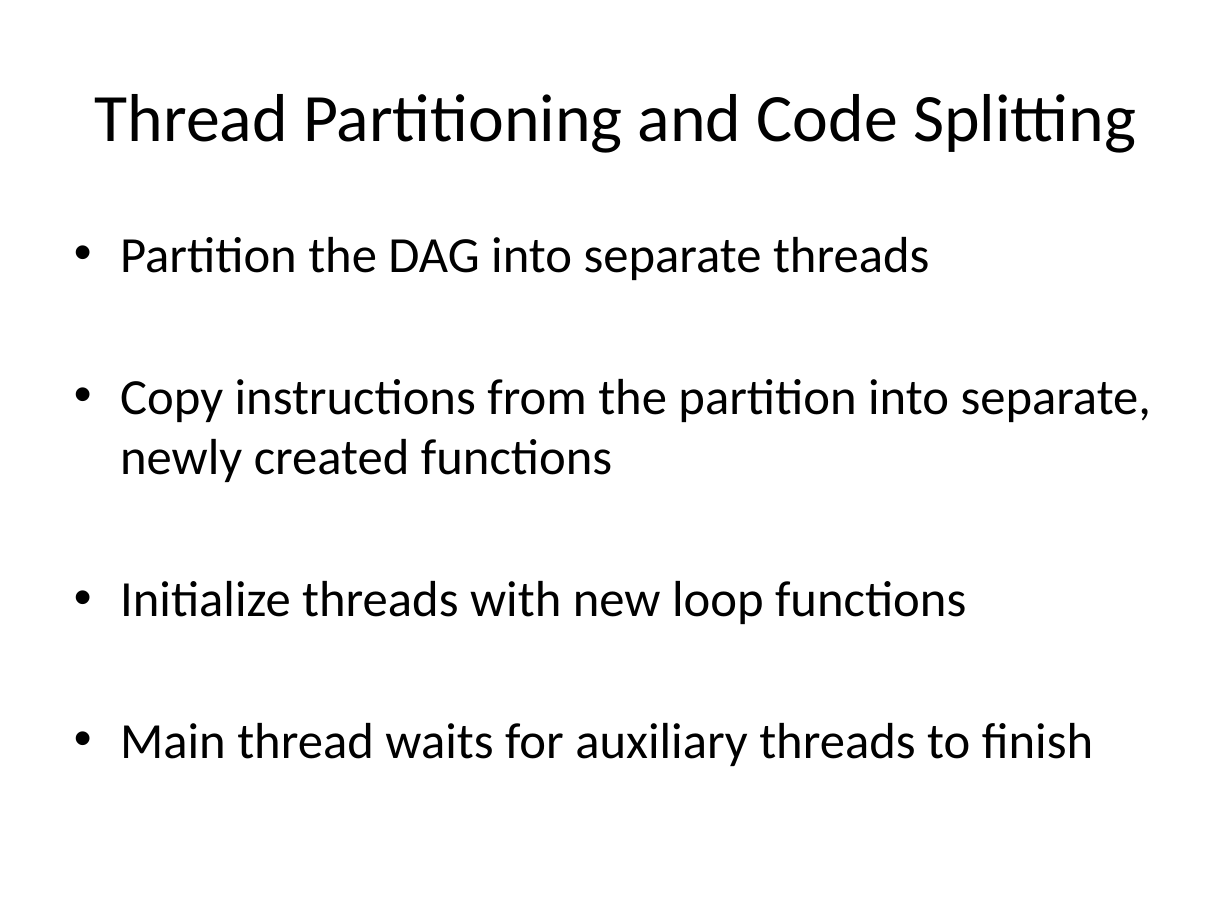
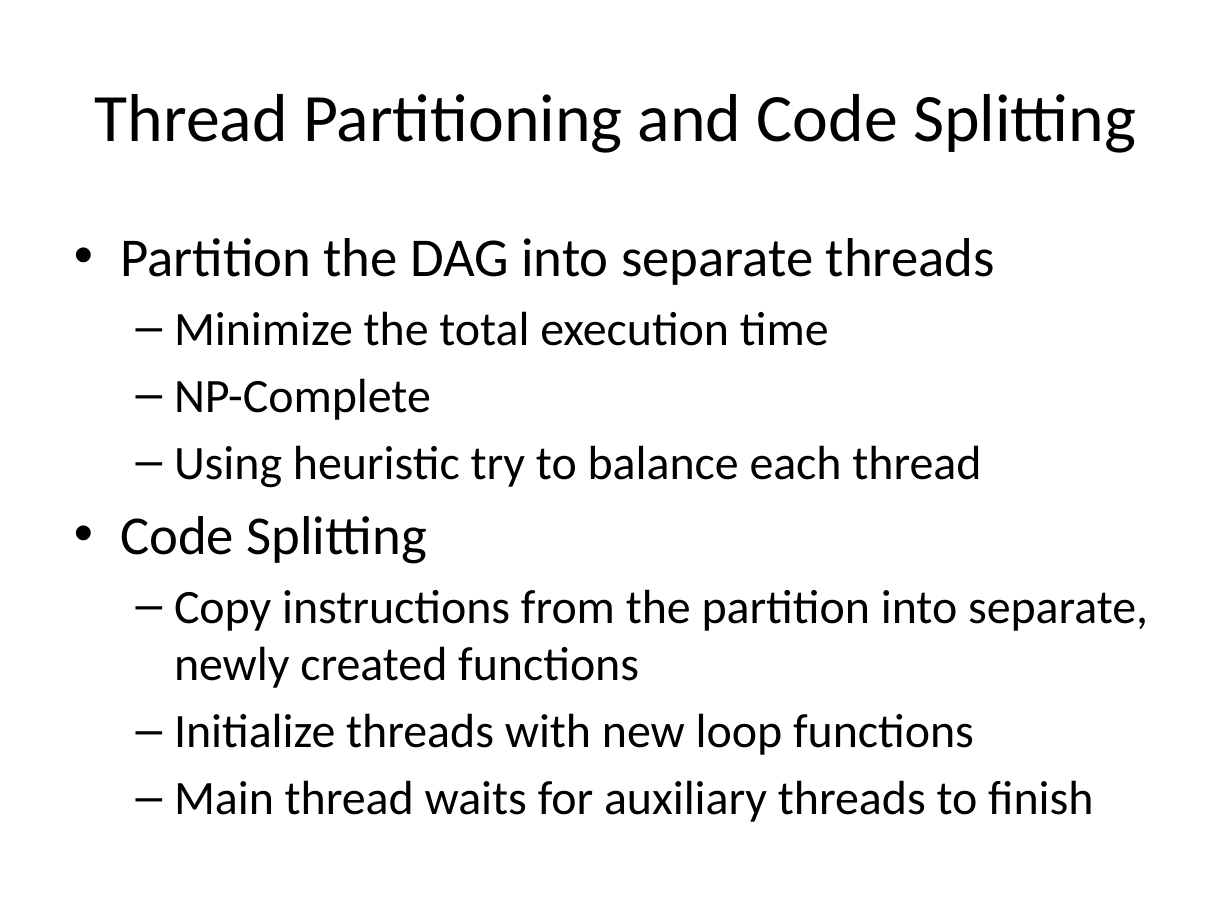
Before and after one commit to djsutherland/dswp-plus, a slide deck: slide 4 of doc/15745poster.pptx. Drawn at 1232x924 pixels with LibreOffice and Linux fonts; fonts in the diff are those of the drawing. Boxes give left, top, right and bottom in pixels: in the first picture for what was removed or moved away, otherwise in the second. Text is boxed around its words. In the diff, an @@ line names an element or a change of style, - is before the commit and + after.

```diff
--- a/doc/15745poster.pptx
+++ b/doc/15745poster.pptx
@@ text at <box>120,238,1148,822</box>: size 29.6 to 32 pt in "Partition the DAG into separate threads"; size 29.6 to 28 pt in "Copy instructions from the partition into separate, ...", "Initialize threads with new loop functions", "Main thread waits for auxiliary threads to ..."; bullet • to –; list level 1 to 2 in "Copy instructions from the partition ..."; list level 1 to 2 in "Initialize threads with new loop ..."; list level 1 to 2 in "Main thread waits for auxiliary ..." @@
@@ text at <box>120,311,981,564</box>: paragraphs added @@
+  – Minimize the total execution time
+  – NP-Complete
+  – Using heuristic try to balance each thread
+• Code Splitting
```
Also in this commit, not shown: 5 other slides changed, 1 slide added, 1 slide removed.
